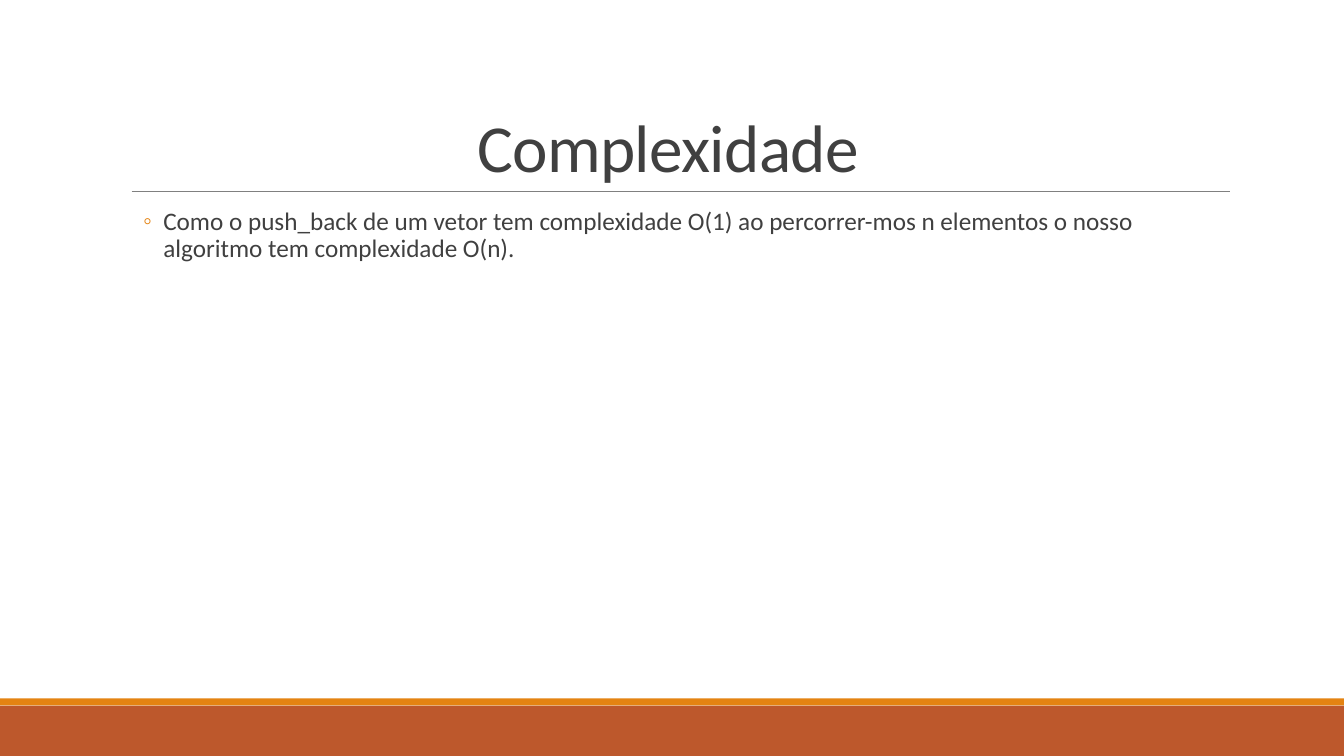
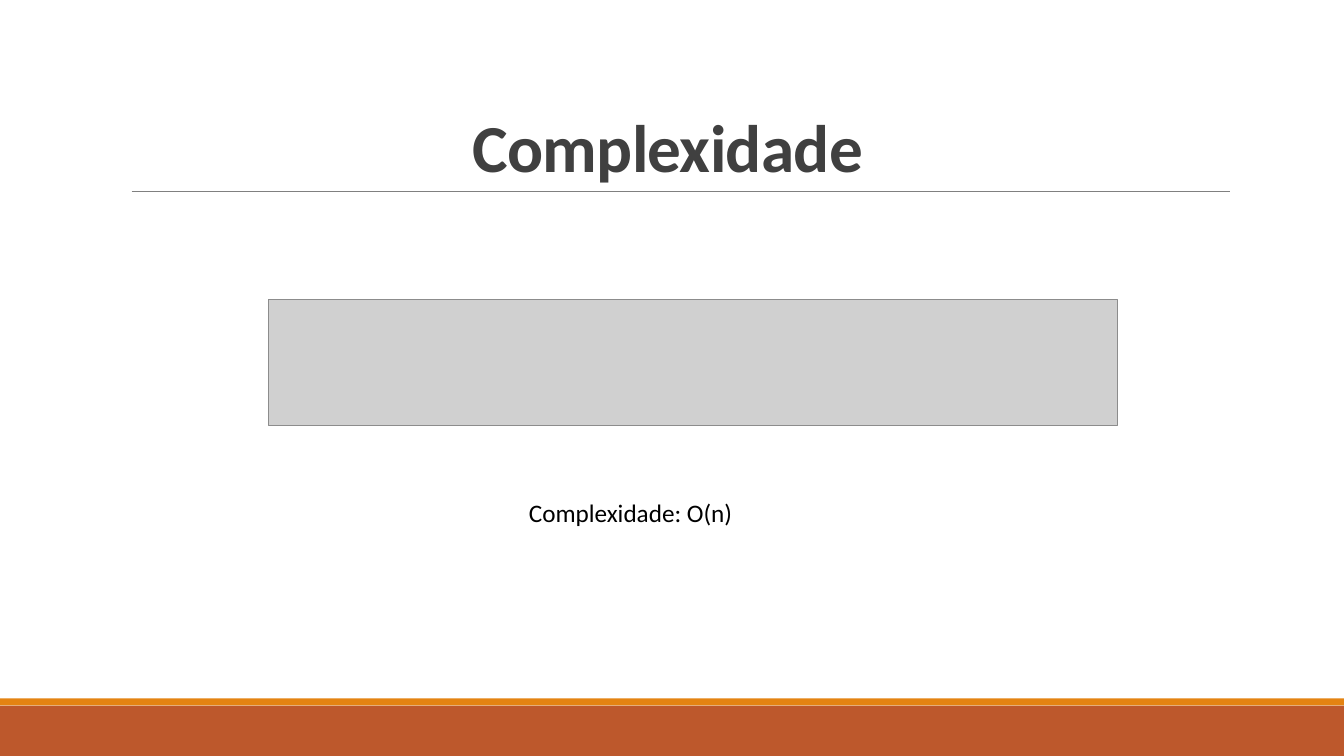
Before and after one commit to Miggs7/DA-Proj-22, a slide deck: slide 11 of Presentation/Logística Urbana para Entrega de Mercadorias.pptx. Drawn at 1344x756 pixels with LibreOffice and Linux fonts; fonts in the diff are those of the drawing; grey boxes stand for pictures. Boxes give left, top, right and bottom in pixels: in the first picture for what was removed or moved away, otherwise in the second. Text is boxed around its words. In the diff, an @@ line names an element or a change of style, - is before the commit and + after.

Commit message:
Slides Update

```diff
--- a/Presentation/Logística Urbana para Entrega de Mercadorias.pptx
+++ b/Presentation/Logística Urbana para Entrega de Mercadorias.pptx
@@ title "Complexidade" at [473,125,863,183]: bold on @@
@@ text removed at [163,212,1132,262] @@
-  ◦ Como o push_back de um vetor tem complexidade O(1) ao percorrer-mos n elementos o nosso algoritmo tem complexidade O(n).
@@ picture added at [269,299,1118,425] @@
@@ text added at [529,503,732,526], 18 pt, text #000000 @@
+Complexidade: O(n)
```
Also in this commit, not shown: 6 other slides changed, 1 slide removed, 1 other file.
